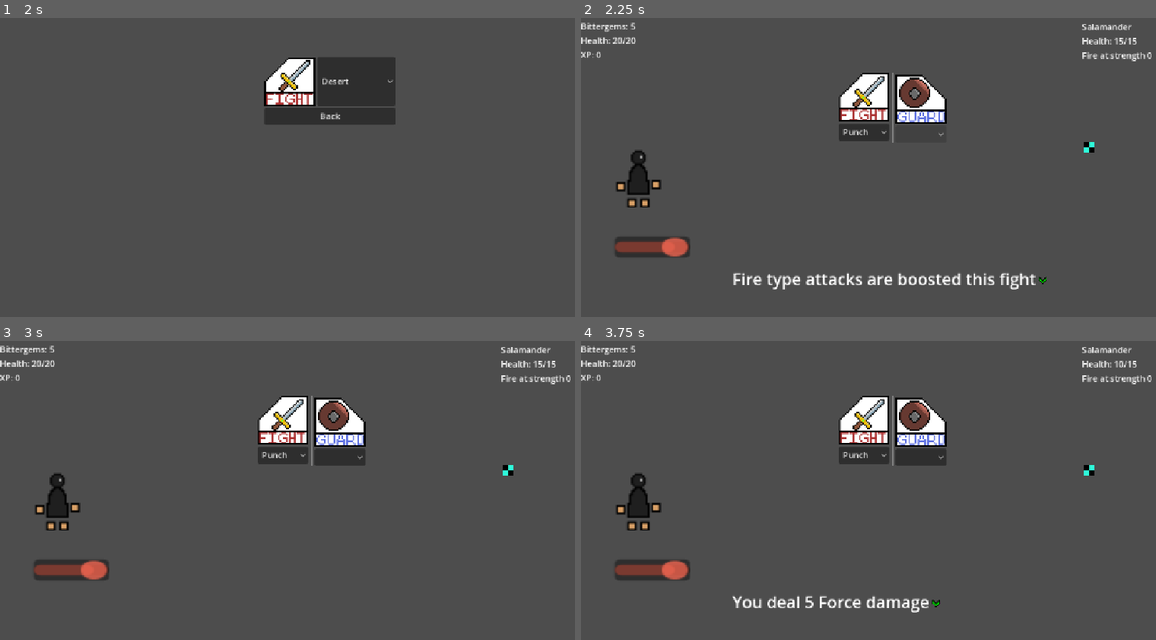
Above: before the commit, frames 1-4 (two rows, left to right).
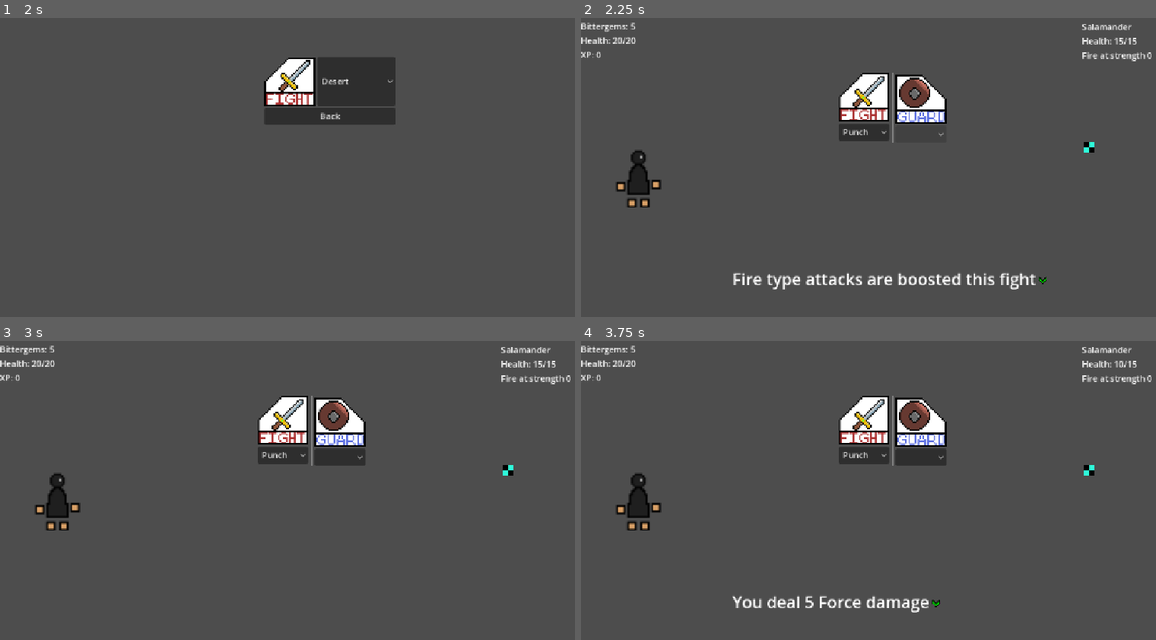
Above: after the commit, the same moments.

Repository: DrakeborgDev/elemastar
Game: Godot game, scene res://menus/main_menu.tscn
Two runs of this game, one before a commit and one after it. Both use one fixed random seed, a clock stepped at 60 frames per second and the inputs below.
Inputs (mouse positions are in pixels of both pictures, inside the frame that each line leads up to):
- Up to frame 1 (2 s): click "Begin" at 0.5 s; click (224, 92) at 1.25 s
- Up to frame 2 (2.25 s): click (868, 80) at 2 s
- Up to frame 3 (3 s): click (460, 601) at 2.75 s
- Up to frame 4 (3.75 s): click (862, 418) at 3.5 s

Frame 1 is identical in both runs. In frame 2, 0.8% of the frame differs, in the area x 5-19%, y 73-80%; in frame 3, 0.8%; in frame 4, 0.8%.

Commit message:
Frighten animation added

Diff:
--- a/JSON/Player_Abilites/frighten.json
+++ b/JSON/Player_Abilites/frighten.json
@@ -11,5 +11,6 @@
 			"scale": "amount"
 		}
 	},
-	"unlock": 1
+	"unlock": 1,
+	"onPlayer": true
 }
--- a/menus/battle_menus/fight.tscn
+++ b/menus/battle_menus/fight.tscn
@@ -6,6 +6,7 @@
 [ext_resource type="Texture2D" uid="uid://cplo544wghvxw" path="res://sprites/guard_button.png" id="3_en7oj"]
 [ext_resource type="Texture2D" uid="uid://dktq6c1nha4tu" path="res://sprites/guard_button_pressed.png" id="4_l13we"]
 [ext_resource type="Texture2D" uid="uid://d4chslg2a2gfi" path="res://sprites/player/fireboltSheet.png" id="6_en7oj"]
+[ext_resource type="Texture2D" uid="uid://6rd0itnb1o75" path="res://sprites/player/frightenSheet.png" id="7_d38mm"]
 [ext_resource type="Texture2D" uid="uid://ry4bkbvwv1or" path="res://sprites/shared/solarRay.png" id="7_l13we"]
 
 [sub_resource type="AtlasTexture" id="AtlasTexture_0pd4y"]
@@ -100,6 +101,122 @@
 
 [sub_resource type="AtlasTexture" id="AtlasTexture_kym10"]
 atlas = ExtResource("6_en7oj")
+region = Rect2(0, 0, 96, 32)
+
+[sub_resource type="AtlasTexture" id="AtlasTexture_521lb"]
+atlas = ExtResource("7_d38mm")
+region = Rect2(0, 0, 96, 32)
+
+[sub_resource type="AtlasTexture" id="AtlasTexture_xxfuf"]
+atlas = ExtResource("7_d38mm")
+region = Rect2(96, 0, 96, 32)
+
+[sub_resource type="AtlasTexture" id="AtlasTexture_fmjmw"]
+atlas = ExtResource("7_d38mm")
+region = Rect2(192, 0, 96, 32)
+
+[sub_resource type="AtlasTexture" id="AtlasTexture_4doj7"]
+atlas = ExtResource("7_d38mm")
+region = Rect2(288, 0, 96, 32)
+
+[sub_resource type="AtlasTexture" id="AtlasTexture_8whsk"]
+atlas = ExtResource("7_d38mm")
+region = Rect2(384, 0, 96, 32)
+
+[sub_resource type="AtlasTexture" id="AtlasTexture_oiju6"]
+atlas = ExtResource("7_d38mm")
+region = Rect2(0, 32, 96, 32)
+
+[sub_resource type="AtlasTexture" id="AtlasTexture_fbybf"]
+atlas = ExtResource("7_d38mm")
+region = Rect2(96, 32, 96, 32)
+
+[sub_resource type="AtlasTexture" id="AtlasTexture_1cog7"]
+atlas = ExtResource("7_d38mm")
+region = Rect2(192, 32, 96, 32)
+
+[sub_resource type="AtlasTexture" id="AtlasTexture_p0mpg"]
+atlas = ExtResource("7_d38mm")
+region = Rect2(288, 32, 96, 32)
+
+[sub_resource type="AtlasTexture" id="AtlasTexture_wc75y"]
+atlas = ExtResource("7_d38mm")
+region = Rect2(384, 32, 96, 32)
+
+[sub_resource type="AtlasTexture" id="AtlasTexture_r1xsj"]
+atlas = ExtResource("7_d38mm")
+region = Rect2(0, 64, 96, 32)
+
+[sub_resource type="AtlasTexture" id="AtlasTexture_2yvn1"]
+atlas = ExtResource("7_d38mm")
+region = Rect2(96, 64, 96, 32)
+
+[sub_resource type="AtlasTexture" id="AtlasTexture_yxiww"]
+atlas = ExtResource("7_d38mm")
+region = Rect2(192, 64, 96, 32)
+
+[sub_resource type="AtlasTexture" id="AtlasTexture_8ca3g"]
+atlas = ExtResource("7_d38mm")
+region = Rect2(288, 64, 96, 32)
+
+[sub_resource type="AtlasTexture" id="AtlasTexture_mia1j"]
+atlas = ExtResource("7_d38mm")
+region = Rect2(384, 64, 96, 32)
+
+[sub_resource type="AtlasTexture" id="AtlasTexture_o7b71"]
+atlas = ExtResource("7_d38mm")
+region = Rect2(0, 96, 96, 32)
+
+[sub_resource type="AtlasTexture" id="AtlasTexture_hq0ho"]
+atlas = ExtResource("7_d38mm")
+region = Rect2(96, 96, 96, 32)
+
+[sub_resource type="AtlasTexture" id="AtlasTexture_7hjdv"]
+atlas = ExtResource("7_d38mm")
+region = Rect2(192, 96, 96, 32)
+
+[sub_resource type="AtlasTexture" id="AtlasTexture_a6dnf"]
+atlas = ExtResource("7_d38mm")
+region = Rect2(288, 96, 96, 32)
+
+[sub_resource type="AtlasTexture" id="AtlasTexture_88b4c"]
+atlas = ExtResource("7_d38mm")
+region = Rect2(384, 96, 96, 32)
+
+[sub_resource type="AtlasTexture" id="AtlasTexture_ns22i"]
+atlas = ExtResource("7_d38mm")
+region = Rect2(0, 128, 96, 32)
+
+[sub_resource type="AtlasTexture" id="AtlasTexture_lx16k"]
+atlas = ExtResource("7_d38mm")
+region = Rect2(96, 128, 96, 32)
+
+[sub_resource type="AtlasTexture" id="AtlasTexture_8yhjw"]
+atlas = ExtResource("7_d38mm")
+region = Rect2(192, 128, 96, 32)
+
+[sub_resource type="AtlasTexture" id="AtlasTexture_cqw33"]
+atlas = ExtResource("7_d38mm")
+region = Rect2(288, 128, 96, 32)
+
+[sub_resource type="AtlasTexture" id="AtlasTexture_o7f4k"]
+atlas = ExtResource("7_d38mm")
+region = Rect2(384, 128, 96, 32)
+
+[sub_resource type="AtlasTexture" id="AtlasTexture_gqaol"]
+atlas = ExtResource("7_d38mm")
+region = Rect2(288, 0, 96, 32)
+
+[sub_resource type="AtlasTexture" id="AtlasTexture_niqcc"]
+atlas = ExtResource("7_d38mm")
+region = Rect2(192, 0, 96, 32)
+
+[sub_resource type="AtlasTexture" id="AtlasTexture_3il1c"]
+atlas = ExtResource("7_d38mm")
+region = Rect2(96, 0, 96, 32)
+
+[sub_resource type="AtlasTexture" id="AtlasTexture_v8xxl"]
+atlas = ExtResource("7_d38mm")
 region = Rect2(0, 0, 96, 32)
 
 [sub_resource type="AtlasTexture" id="AtlasTexture_8hiwl"]
@@ -175,6 +292,98 @@
 }],
 "loop": false,
 "name": &"Fire Bolt",
+"speed": 10.0
+}, {
+"frames": [{
+"duration": 1.0,
+"texture": SubResource("AtlasTexture_521lb")
+}, {
+"duration": 1.0,
+"texture": SubResource("AtlasTexture_xxfuf")
+}, {
+"duration": 1.0,
+"texture": SubResource("AtlasTexture_fmjmw")
+}, {
+"duration": 1.0,
+"texture": SubResource("AtlasTexture_4doj7")
+}, {
+"duration": 1.0,
+"texture": SubResource("AtlasTexture_8whsk")
+}, {
+"duration": 1.0,
+"texture": SubResource("AtlasTexture_oiju6")
+}, {
+"duration": 1.0,
+"texture": SubResource("AtlasTexture_fbybf")
+}, {
+"duration": 1.0,
+"texture": SubResource("AtlasTexture_1cog7")
+}, {
+"duration": 1.0,
+"texture": SubResource("AtlasTexture_p0mpg")
+}, {
+"duration": 1.0,
+"texture": SubResource("AtlasTexture_wc75y")
+}, {
+"duration": 1.0,
+"texture": SubResource("AtlasTexture_r1xsj")
+}, {
+"duration": 1.0,
+"texture": SubResource("AtlasTexture_2yvn1")
+}, {
+"duration": 1.0,
+"texture": SubResource("AtlasTexture_yxiww")
+}, {
+"duration": 1.0,
+"texture": SubResource("AtlasTexture_8ca3g")
+}, {
+"duration": 1.0,
+"texture": SubResource("AtlasTexture_mia1j")
+}, {
+"duration": 1.0,
+"texture": SubResource("AtlasTexture_o7b71")
+}, {
+"duration": 1.0,
+"texture": SubResource("AtlasTexture_hq0ho")
+}, {
+"duration": 1.0,
+"texture": SubResource("AtlasTexture_7hjdv")
+}, {
+"duration": 1.0,
+"texture": SubResource("AtlasTexture_a6dnf")
+}, {
+"duration": 1.0,
+"texture": SubResource("AtlasTexture_88b4c")
+}, {
+"duration": 1.0,
+"texture": SubResource("AtlasTexture_ns22i")
+}, {
+"duration": 1.0,
+"texture": SubResource("AtlasTexture_lx16k")
+}, {
+"duration": 1.0,
+"texture": SubResource("AtlasTexture_8yhjw")
+}, {
+"duration": 1.0,
+"texture": SubResource("AtlasTexture_cqw33")
+}, {
+"duration": 1.0,
+"texture": SubResource("AtlasTexture_o7f4k")
+}, {
+"duration": 1.0,
+"texture": SubResource("AtlasTexture_gqaol")
+}, {
+"duration": 1.0,
+"texture": SubResource("AtlasTexture_niqcc")
+}, {
+"duration": 1.0,
+"texture": SubResource("AtlasTexture_3il1c")
+}, {
+"duration": 1.0,
+"texture": SubResource("AtlasTexture_v8xxl")
+}],
+"loop": false,
+"name": &"Frighten",
 "speed": 5.0
 }, {
 "frames": [{
@@ -404,7 +613,7 @@
 [node name="playerAttack" type="AnimatedSprite2D" parent="."]
 process_mode = 3
 visible = false
-position = Vector2(958, 160)
+position = Vector2(964, 217)
 scale = Vector2(4, 4)
 sprite_frames = SubResource("SpriteFrames_521lb")
 animation = &"Solar Ray"
@@ -412,6 +621,7 @@
 frame_progress = 1.0
 
 [node name="barContainer" type="PanelContainer" parent="."]
+visible = false
 offset_left = 63.0
 offset_top = 427.0
 offset_right = 103.0
Not shown: 1 places in menus/battle_menus/fight.tscn that only renumber resources
Binary file added: sprites/player/frightenSheet.png
Not shown, added: sprites/player/frightenSheet.png.import
